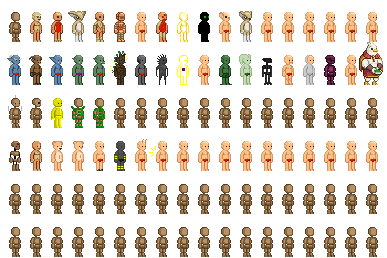
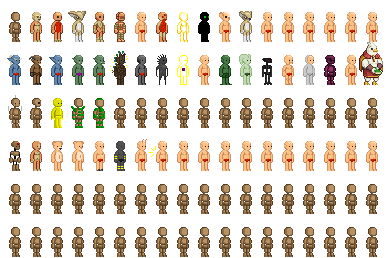
Layer changes from the first (387, 258) image to the second:
painted on "Background" over [94, 98, 103, 120]
